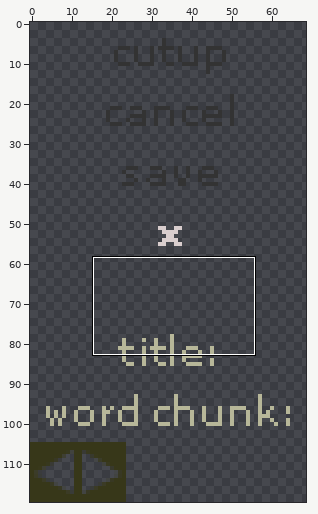
Sprite sheet: spaces/Cutups/button_sprite.png. Above, an overview of the earlier version with the close-up marked.
Close-up. Before the edit:
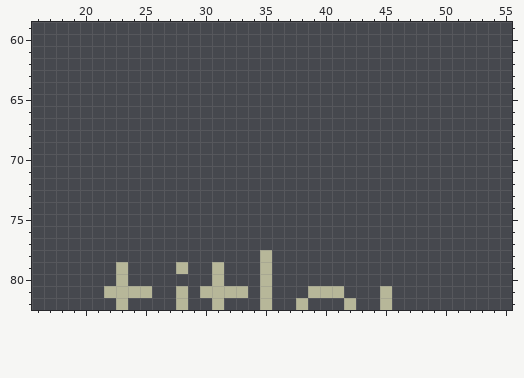
The file is 70x120 pixels. Pixels under 10% opacity are left out. Shown: x 16..55, y 59..82. The wide view leaves out empty margins.
New version:
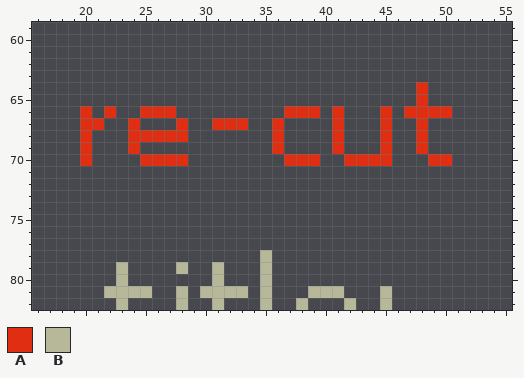
Palette (. is transparent): A #e02e12  B #b7b799
Difference:
@@ x 16..55 @@
 63 ........................................
-64 ........................................
-65 ........................................
-66 ........................................
-67 ........................................
-68 ........................................
-69 ........................................
-70 ........................................
+64 ................................A.......
+65 ................................A.......
+66 ....A.A..AAA.........AAA.A...A.AAAA.....
+67 ....AA..A...A..AAA..A....A...A..A.......
+68 ....A...AAAAA.......A....A...A..A.......
+69 ....A...A...........A....A...A..A.......
+70 ....A....AAAA........AAA..AAAA...AA.....
 71 ........................................
Where, in picture pixels (left, top, right, bottom), the same in both close-ups:
added: (80, 82, 452, 166)
